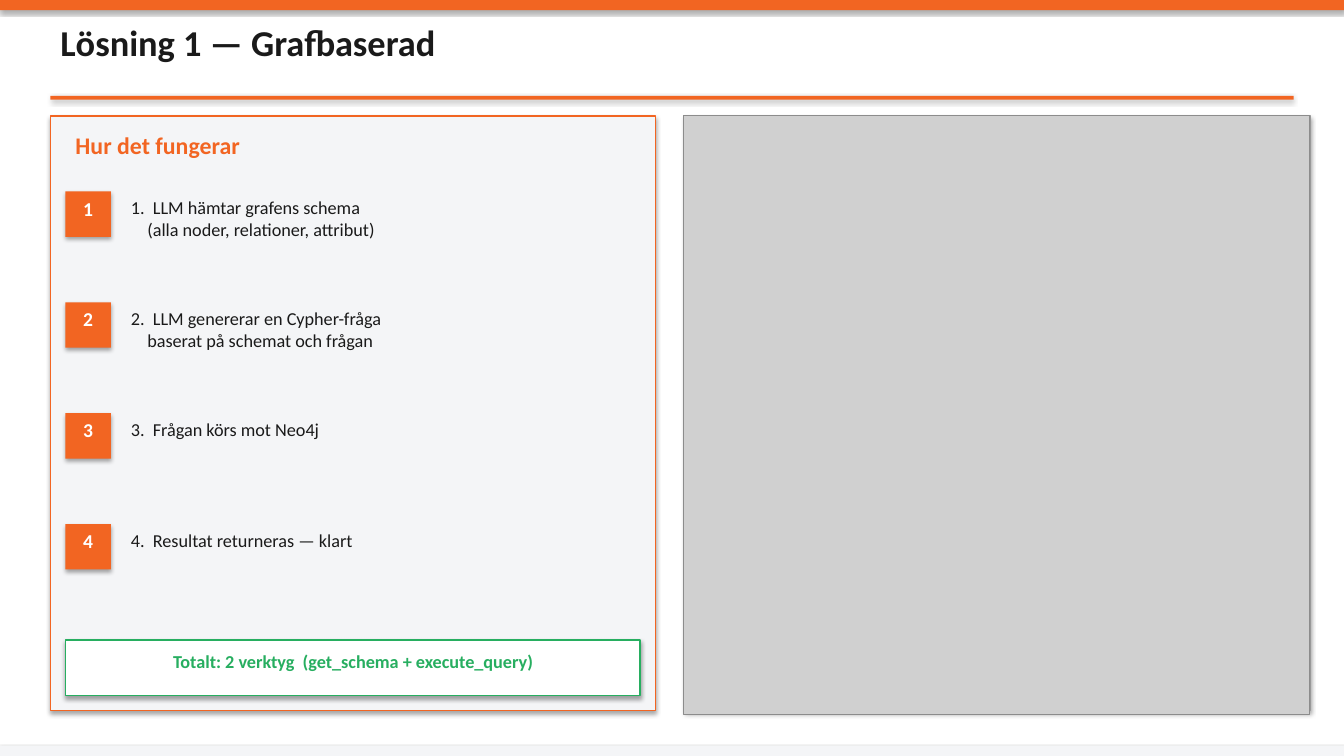
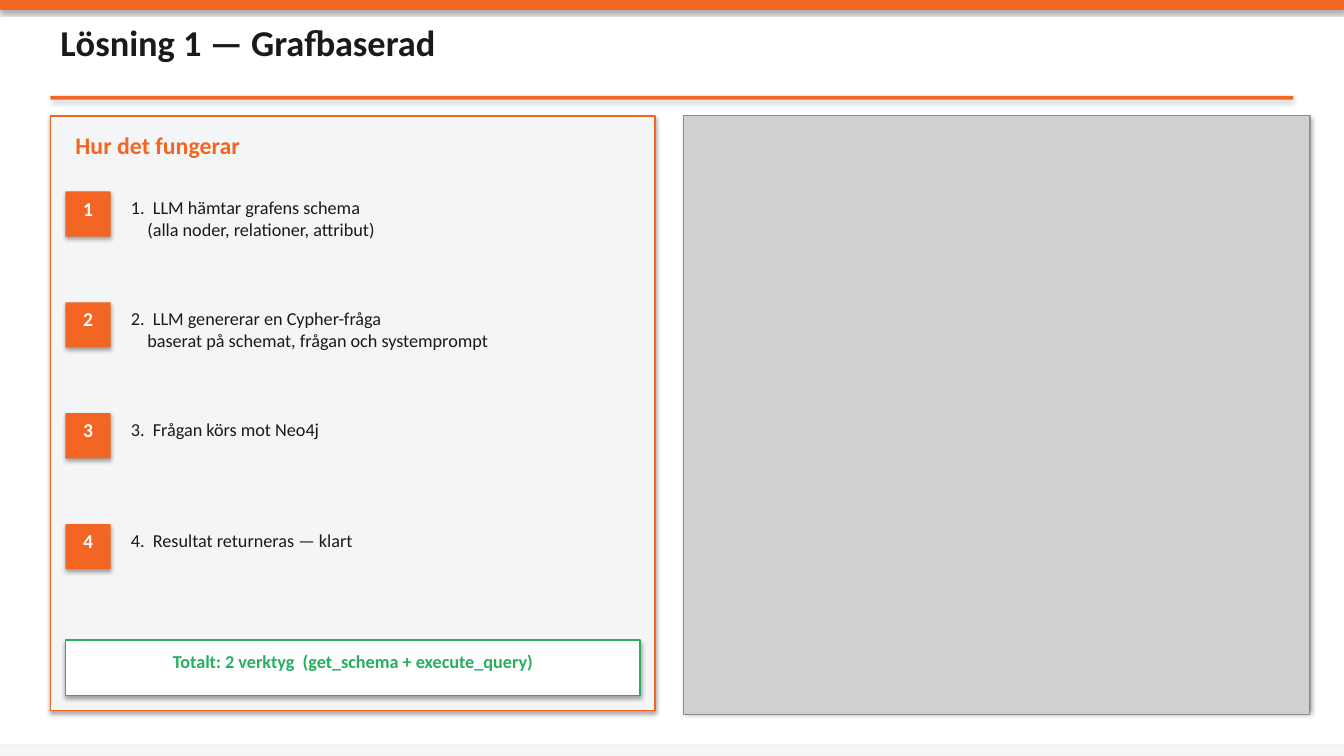
Before and after one commit to isak29/isak-bachelor-thesis, a slide deck: slide 9 of presentation/thesis_presentation_1.pptx. Drawn at 1344x756 pixels with LibreOffice and Linux fonts; fonts in the diff are those of the drawing; grey boxes stand for pictures. Boxes give left, top, right and bottom in pixels: in the first picture for what was removed or moved away, otherwise in the second. Text is boxed around its words. In the diff, an @@ line names an element or a change of style, - is before the commit and + after.

```diff
--- a/presentation/thesis_presentation_1.pptx
+++ b/presentation/thesis_presentation_1.pptx
@@ text at (147,334,488,350): text changed @@
-baserat på schemat och frågan
+baserat på schemat, frågan och systemprompt
```
Also in this commit, not shown: 8 other slides changed, 3 other files.
